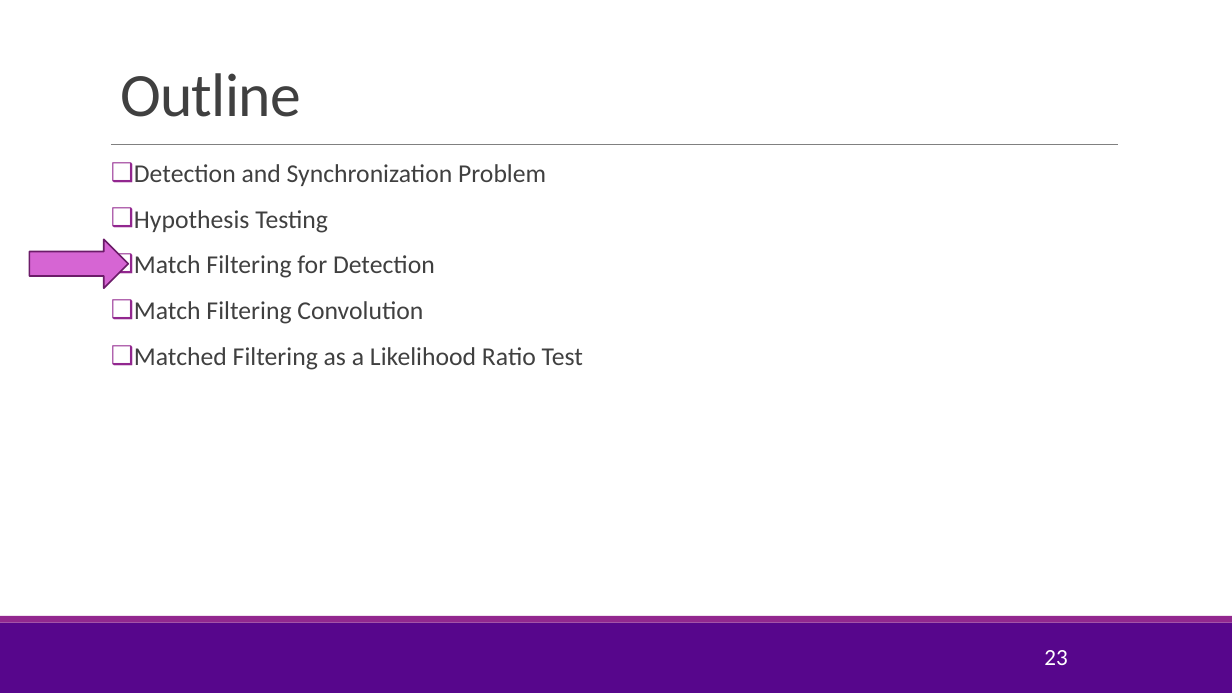
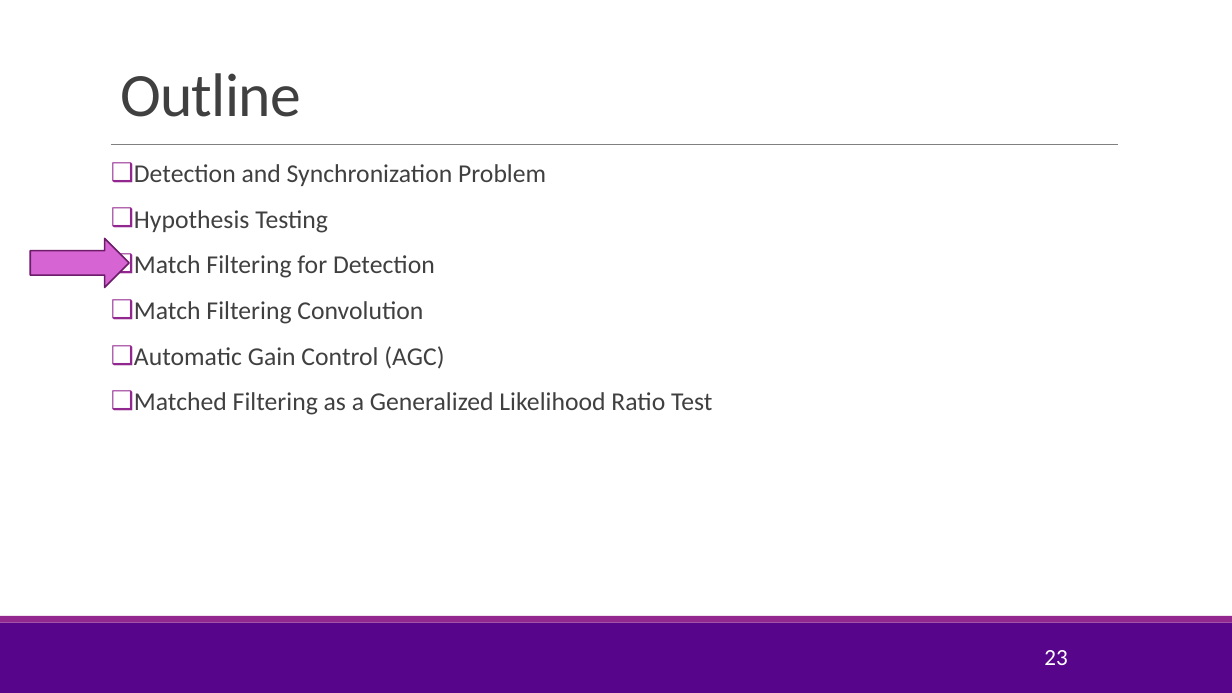
Before and after one commit to sdrangan/digitalcomm, a slide deck: slide 23 of Lectures/Unit07_Sync.pptx. Drawn at 1232x693 pixels with LibreOffice and Linux fonts; fonts in the diff are those of the drawing; background and template pictures are left out. Boxes give left, top, right and bottom in pixels: in the first picture for what was removed or moved away, otherwise in the second. Text is boxed around its words. In the diff, an @@ line names an element or a change of style, - is before the commit and + after.

```diff
--- a/Lectures/Unit07_Sync.pptx
+++ b/Lectures/Unit07_Sync.pptx
@@ text at [134,346,712,415]: text changed @@
-❑ Matched Filtering as a Likelihood Ratio Test
+❑ Automatic Gain Control (AGC)
+❑ Matched Filtering as a Generalized Likelihood Ratio Test
```
Also in this commit, not shown: 4 other slides changed, 12 slides added, 3 other files.
